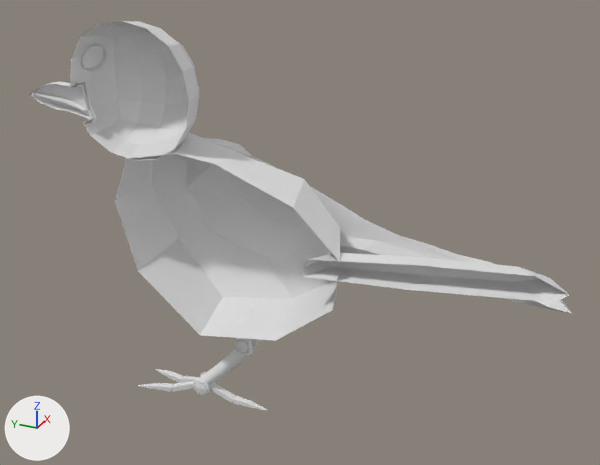
Before and after pictures for a commit that changed the glTF model assets/magnemite/RobotBird.glb.
One viewpoint serves both versions: a camera (50 mm lens) standing at (-4.93, -2.84, 2.38) and looking at (0.15, -0.56, -0.16). The lights are fixed; the arrows at lower left show +X, +Y and +Z. Where no turn or scale is listed for an object, it has been applied to the vertices. Vertices at the same position are counted once.

In view in the first picture: 'joint.001'.
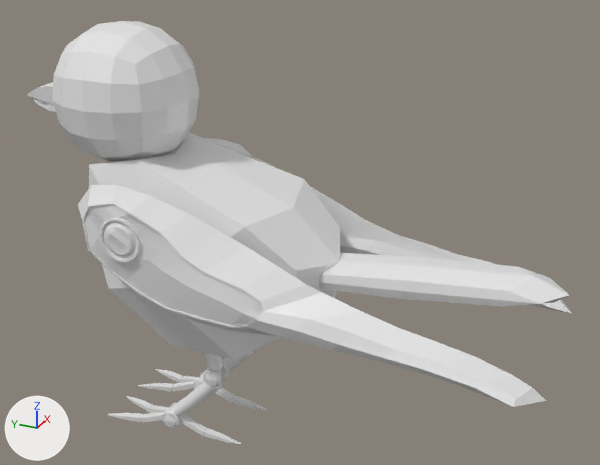
Where the change shows, as pixel boxes [x1, y1, x2, y2] in the pictures (600 x 465 px):
'joint.001', reshaped (8% taller)
    before: [29, 21, 572, 411]
    after: [27, 21, 572, 444]
part 1 of me_cube_012, added
    after: [169, 353, 223, 423]
part 2 of me_cube_012, added
    after: [203, 364, 228, 387]
part 3 of me_cube_012, added
    after: [162, 403, 187, 428]
part 4 of me_cube_012, added
    after: [127, 396, 154, 412]
part 5 of me_cube_012, added
    after: [149, 405, 170, 413]
part 6 of me_cube_012, added
    after: [107, 413, 143, 422]
part 7 of me_cube_012, added
    after: [142, 412, 164, 423]
part 8 of me_cube_012, added
    after: [203, 428, 241, 444]
part 9 of me_cube_012, added
    after: [180, 415, 207, 436]
part 10 of me_cube_012, added
    after: [78, 185, 546, 407]
part 11 of me_cube_012, added
    after: [27, 21, 569, 360]

Edits to the bpy script that builds the scene:
```text
Change me_cube_012:
    used by ob_joint_001; location = (0.0, 0.0, -0.829)
    remove me_cube_012.from_pydata(...)  # 1949 vertices, 3774 faces; spans x 0.0..0.8, y -2.5..1.69, z -1.1..2.12
    add me_cube_012.from_pydata(...)  # 3824 vertices, 7548 faces; spans x -0.8..0.8, y -2.5..1.69, z -1.1..2.12
    me_cube_012 part 1: the loose piece of 256 vertices spanning x 0.18..0.32, y -0.09..0.45, z -1.04..-0.21 is copied, and the copy is mirrored in x about the mesh origin; it spans x -0.32..-0.18, y -0.09..0.45, z -1.04..-0.21
    me_cube_012 part 2: the loose piece of 258 vertices spanning x 0.17..0.34, y -0.1..0.05, z -0.55..-0.4 is copied, and the copy is mirrored in x about the mesh origin; it spans x -0.34..-0.17, y -0.1..0.05, z -0.55..-0.4
    me_cube_012 part 3: the loose piece of 258 vertices spanning x 0.16..0.33, y 0.31..0.47, z -1.07..-0.91 is copied, and the copy is mirrored in x about the mesh origin; it spans x -0.33..-0.16, y 0.31..0.47, z -1.07..-0.91
    me_cube_012 part 4: the loose piece of 28 vertices spanning x 0.08..0.2, y 0.65..0.98, z -1.09..-1.04 is copied, and the copy is mirrored in x about the mesh origin; it spans x -0.2..-0.08, y 0.65..0.98, z -1.09..-1.04
    me_cube_012 part 5: the loose piece of 16 vertices spanning x 0.14..0.24, y 0.42..0.67, z -1.09..-0.96 is copied, and the copy is mirrored in x about the mesh origin; it spans x -0.24..-0.14, y 0.42..0.67, z -1.09..-0.96
    me_cube_012 part 6: the loose piece of 28 vertices spanning x 0.08..0.2, y 0.65..0.98, z -1.09..-1.04 is copied, and the copy is moved by (-0.47, 0.0, 0.0); it spans x -0.38..-0.28, y 0.64..0.98, z -1.09..-1.04
    me_cube_012 part 7: the loose piece of 16 vertices spanning x 0.14..0.24, y 0.42..0.67, z -1.09..-0.96 is copied, and the copy is moved by (-0.48, 0.0, 0.0); it spans x -0.33..-0.24, y 0.41..0.67, z -1.09..-0.96
    me_cube_012 part 8: the loose piece of 28 vertices spanning x 0.22..0.27, y -0.22..0.12, z -1.1..-1.05 is copied, and the copy is mirrored in x about the mesh origin; it spans x -0.27..-0.22, y -0.22..0.12, z -1.1..-1.05
    me_cube_012 part 9: the loose piece of 16 vertices spanning x 0.22..0.27, y 0.11..0.36, z -1.1..-0.96 is copied, and the copy is mirrored in x about the mesh origin; it spans x -0.27..-0.22, y 0.11..0.36, z -1.1..-0.96
    me_cube_012 part 10: the loose piece of 476 vertices spanning x 0.44..0.8, y -2.5..0.86, z 0.17..1.13 is copied, and the copy is mirrored in x about the mesh origin; it spans x -0.8..-0.44, y -2.5..0.86, z 0.17..1.13
    me_cube_012 part 11: 349 vertices added at x -0.68..-0.01, y -2.35..1.68, z -0.19..2.11
```
